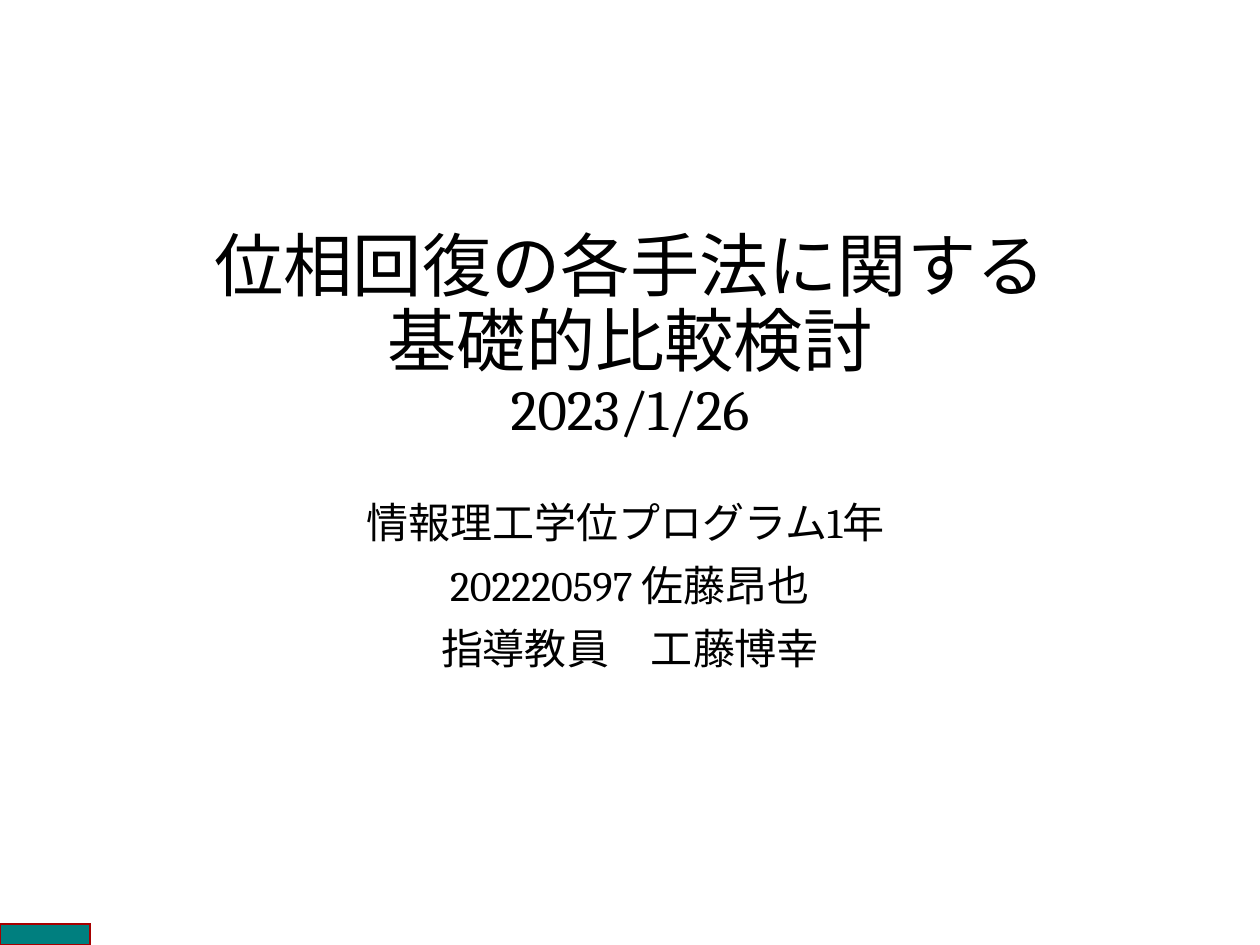
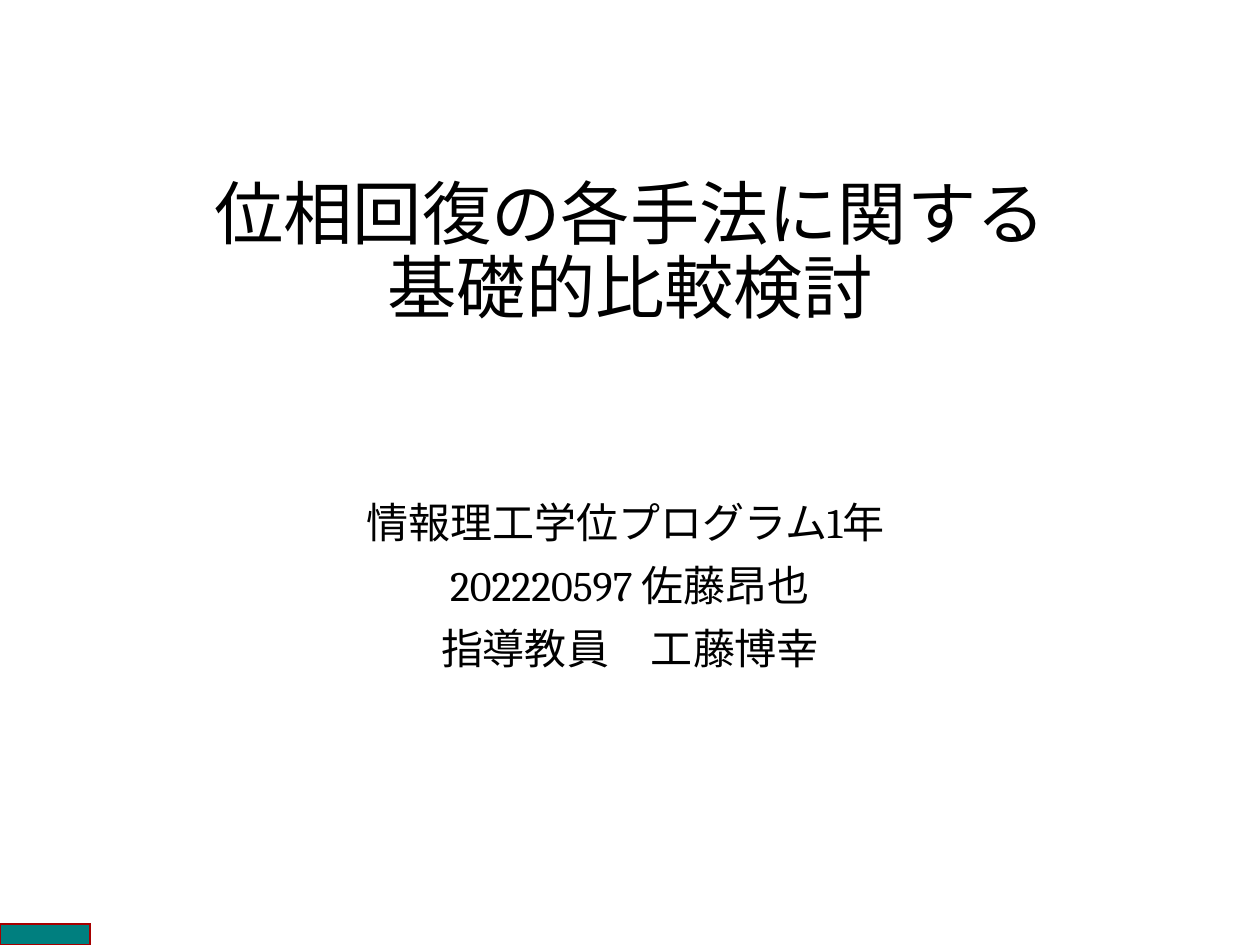
Before and after one commit to Sengankou/phaseRetrieval, a slide deck: slide 1 of presentation.pptm. Drawn at 1260x945 pixels with LibreOffice and Linux fonts; fonts in the diff are those of the drawing; background and template pictures are left out. Boxes give left, top, right and bottom in pixels: in the first picture for what was removed or moved away, otherwise in the second. Text is boxed around its words. In the diff, an @@ line names an element or a change of style, - is before the commit and + after.

```diff
--- a/presentation.pptm
+++ b/presentation.pptm
@@ title at [214, 180, 1046, 319]: text changed @@
-位相回復の各手法に関する
-基礎的比較検討
-2023/1/26
+位相回復の各手法に関する
+基礎的比較検討
```
